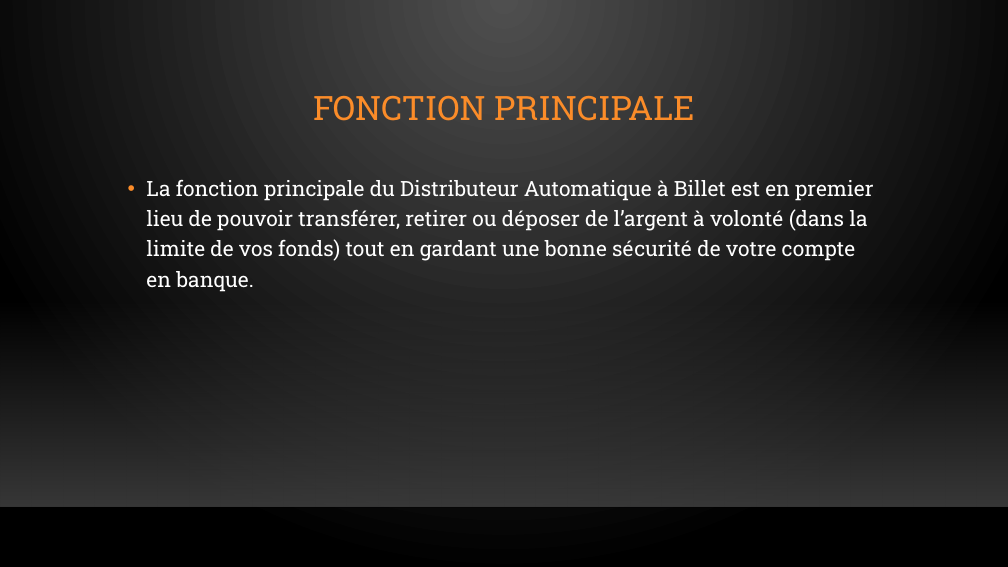
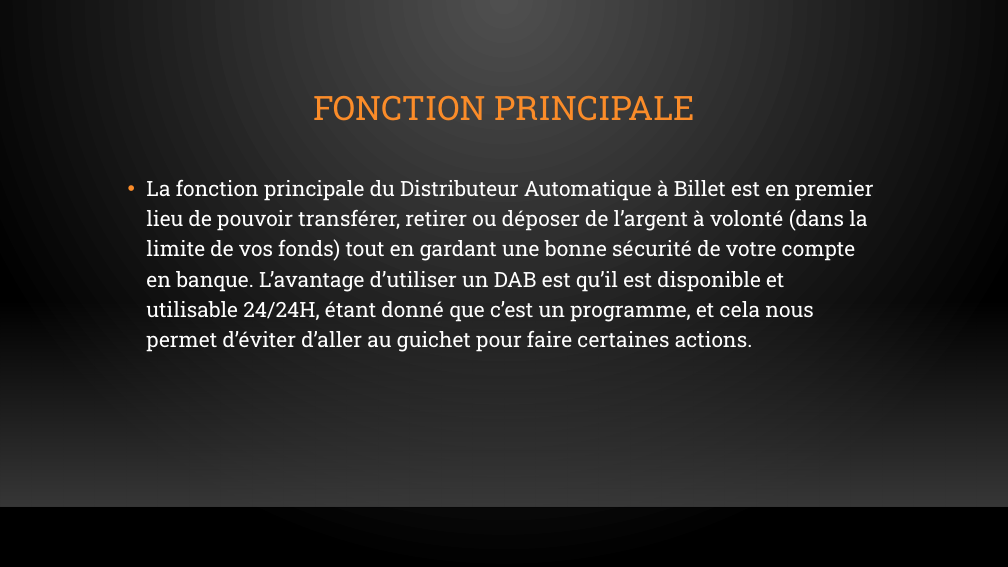
Before and after one commit to louislefebvre12/2025_2026_nsi_prem_projet1_gp8, a slide deck: slide 3 of Projet python d’un dab.pptx. Drawn at 1008x567 pixels with LibreOffice and Linux fonts; fonts in the diff are those of the drawing; background and template pictures are left out. Boxes give left, top, right and bottom in pixels: in the first picture for what was removed or moved away, otherwise in the second. Text is boxed around its words. In the diff, an @@ line names an element or a change of style, - is before the commit and + after.

```diff
--- a/Projet python d’un dab.pptx
+++ b/Projet python d’un dab.pptx
@@ text at (146, 180, 873, 352): text changed @@
-• La fonction principale du Distributeur Automatique à Billet est en premier lieu de pouvoir transférer, retirer ou déposer de l’argent à volonté (dans la limite de vos fonds) tout en gardant une bonne sécurité de votre compte en banque.
+• La fonction principale du Distributeur Automatique à Billet est en premier lieu de pouvoir transférer, retirer ou déposer de l’argent à volonté (dans la limite de vos fonds) tout en gardant une bonne sécurité de votre compte en banque. L’avantage d’utiliser un DAB est qu’il est disponible et utilisable 24/24H, étant donné que c’est un programme, et cela nous permet d’éviter d’aller au guichet pour faire certaines actions.
```
